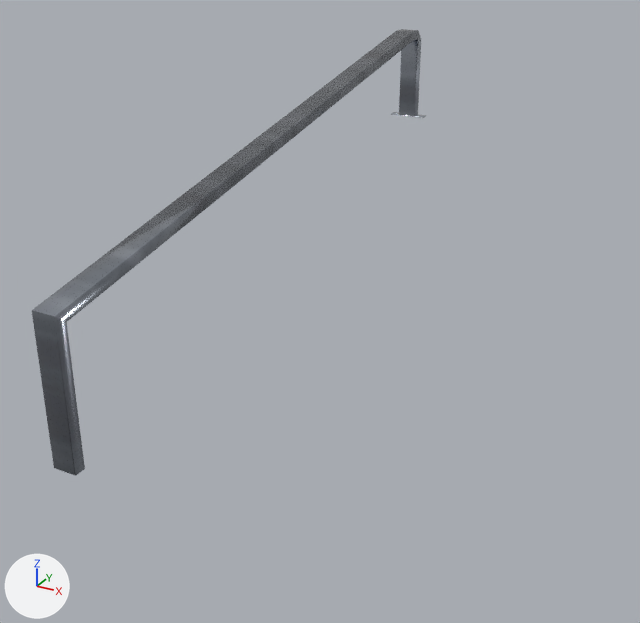
The glTF model public/katalog/modelle/rail-b-bank.gltf: old version first, new version second.
The view is the same before and after, from a 50 mm camera at (1.62, -2.64, 1.39) aimed at (0.28, -0.2, 0.18). The axes (+X, +Y, +Z) are drawn at lower left. The lights are the same throughout. The picture after the commit comes second.

The scene before the commit, as lines of its bpy script (objects in view):
```python
mat_stahl_web_001 = bpy.data.materials.new('Stahl_web.001')
mat_stahl_web_001.use_nodes = True; mat_stahl_web_001.node_tree.nodes.clear()
_N = mat_stahl_web_001.node_tree.nodes; _L = mat_stahl_web_001.node_tree.links
n0 = _N.new('ShaderNodeBsdfPrincipled'); n0.name = 'Principled BSDF'
n0.inputs[1].default_value = 1.0  # 'Metallic'
n0.inputs[2].default_value = 0.15  # 'Roughness'
n1 = _N.new('ShaderNodeOutputMaterial'); n1.name = 'Material Output'
n2 = _N.new('ShaderNodeTexImage'); n2.name = 'Image Texture'
n2.image = img_rail_b_bank_farbe
n3 = _N.new('ShaderNodeUVMap'); n3.name = 'UV Map'
n3.uv_map = 'UVMap.001'
n4 = _N.new('ShaderNodeNormalMap'); n4.name = 'Normal Map'
n4.uv_map = 'UVMap.001'
n5 = _N.new('ShaderNodeTexImage'); n5.name = 'Image Texture.001'
n5.image = img_rail_b_bank_normal
n6 = _N.new('ShaderNodeUVMap'); n6.name = 'UV Map.001'
n6.uv_map = 'UVMap.001'
_L.new(n0.outputs[0], n1.inputs[0])  # 'BSDF' to 'Surface'
_L.new(n2.outputs[0], n0.inputs[0])  # 'Color' to 'Base Color'
_L.new(n3.outputs[0], n2.inputs[0])  # 'UV' to 'Vector'
_L.new(n4.outputs[0], n0.inputs[5])  # 'Normal' to 'Normal'
_L.new(n5.outputs[0], n4.inputs[1])  # 'Color' to 'Color'
_L.new(n6.outputs[0], n5.inputs[0])  # 'UV' to 'Vector'
me_sk0853__rail_b__bank__001 = bpy.data.meshes.new('SK0853_#Rail_B_(BANK).001')
me_sk0853__rail_b__bank__001.from_pydata(...)  # 111 vertices, 220 faces; spans x -0.08..0.08, y -1.17..1.17, z 0.0..0.96
me_sk0853__rail_b__bank__001.materials.append(mat_stahl_web_001)
ob_sk0853__rail_b__bank__001 = bpy.data.objects.new('SK0853_#Rail_B_(BANK).001', me_sk0853__rail_b__bank__001)
ob_sk0853__rail_b__bank__001.location = (0.0, 0.0, 0.0)
```
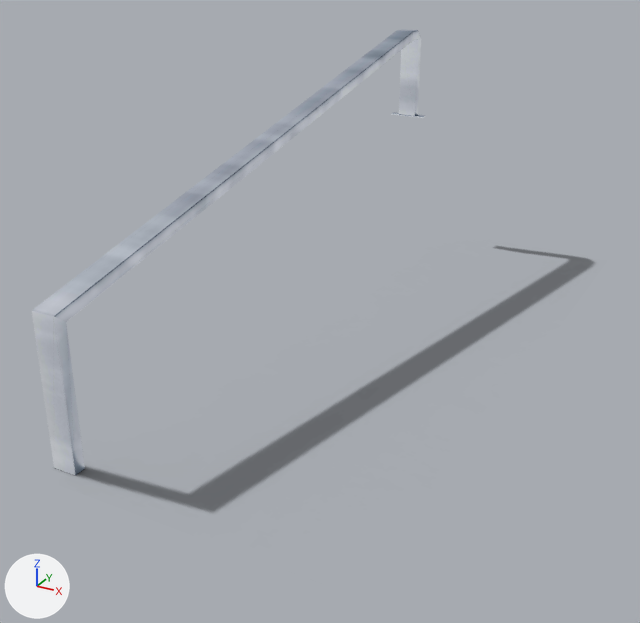
Pixel boxes (x1, y1, x2, y2) of what changed, in the pictures (640 x 623 px):
'SK0853_#Rail_B_(BANK).001', surface changed: (32, 29, 426, 475) in both
'Schatten', added: after (61, 246, 593, 511)

Edits to the bpy script that builds the scene:
```text
Add img_rail_b_bank_licht:
    img_rail_b_bank_licht = load_image('rail-b-bank_licht', 'texturen/rail-b-bank_licht.jpg', 2048, 2048, 'sRGB')
Add img_rail_b_bank_schatten:
    img_rail_b_bank_schatten = load_image('rail-b-bank_schatten', 'texturen/rail-b-bank_schatten.png', 127, 310, 'sRGB')
Change mat_stahl_web_001:
    remove # nodes: BsdfPrincipled, NormalMap, OutputMaterial, TexImage x2, UVMap x2
    remove # uses the picture img_rail_b_bank_farbe
    remove # uses the picture img_rail_b_bank_normal
    nodes: BsdfTransparent, Emission, LightPath, MixShader, OutputMaterial, TexImage, UVMap
    uses the picture img_rail_b_bank_licht
Add mat_schatten_002:
    mat_schatten_002 = bpy.data.materials.new('Schatten.002')
    # uses the picture img_rail_b_bank_schatten
Add me_schatten:
    me_schatten.from_pydata(...)  # 4 vertices, 2 faces; spans x -0.08..0.95, y -1.22..1.29, z 0.0
    me_schatten.materials.append(mat_schatten_002)
Add ob_schatten:
    ob_schatten = bpy.data.objects.new('Schatten', me_schatten)
    ob_schatten.location = (0.0, 0.0, 0.0)
```
